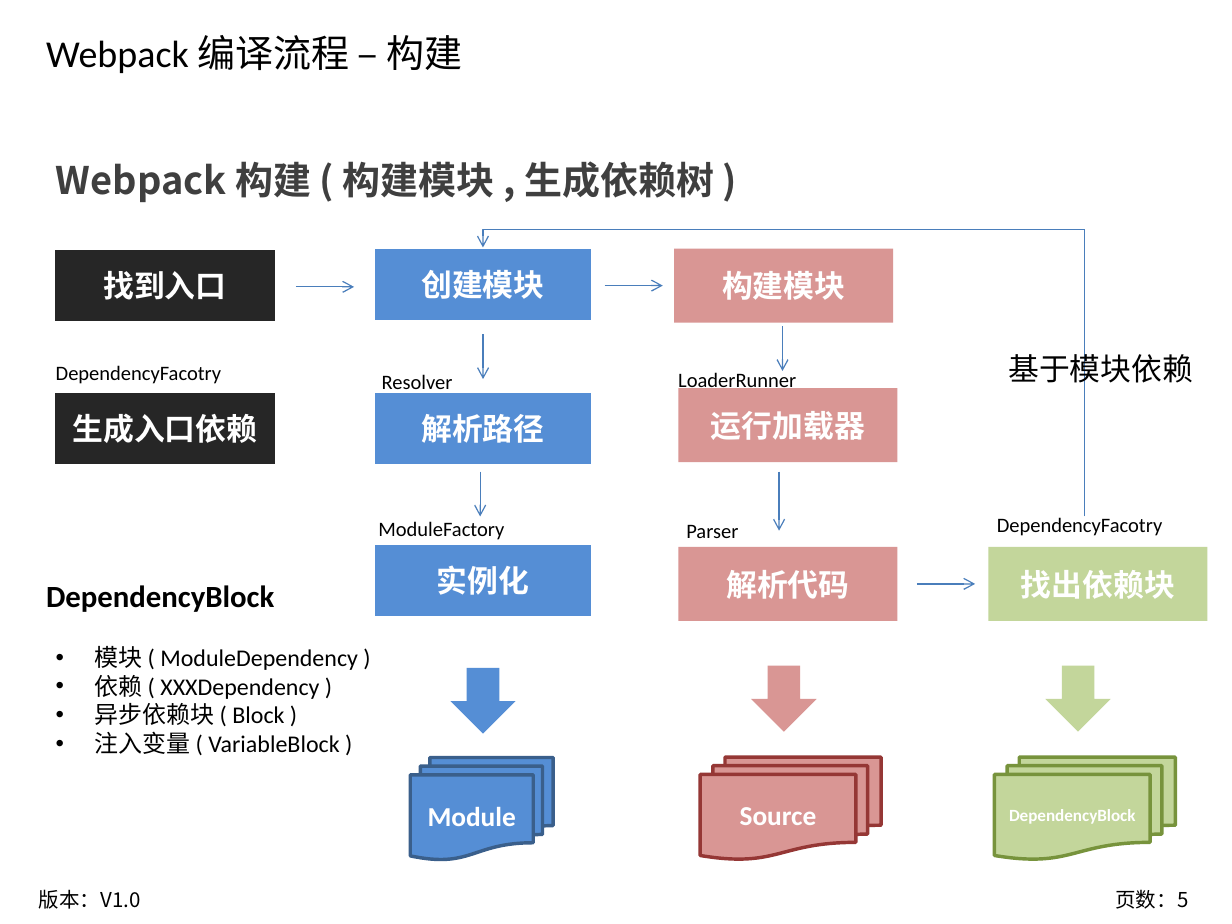
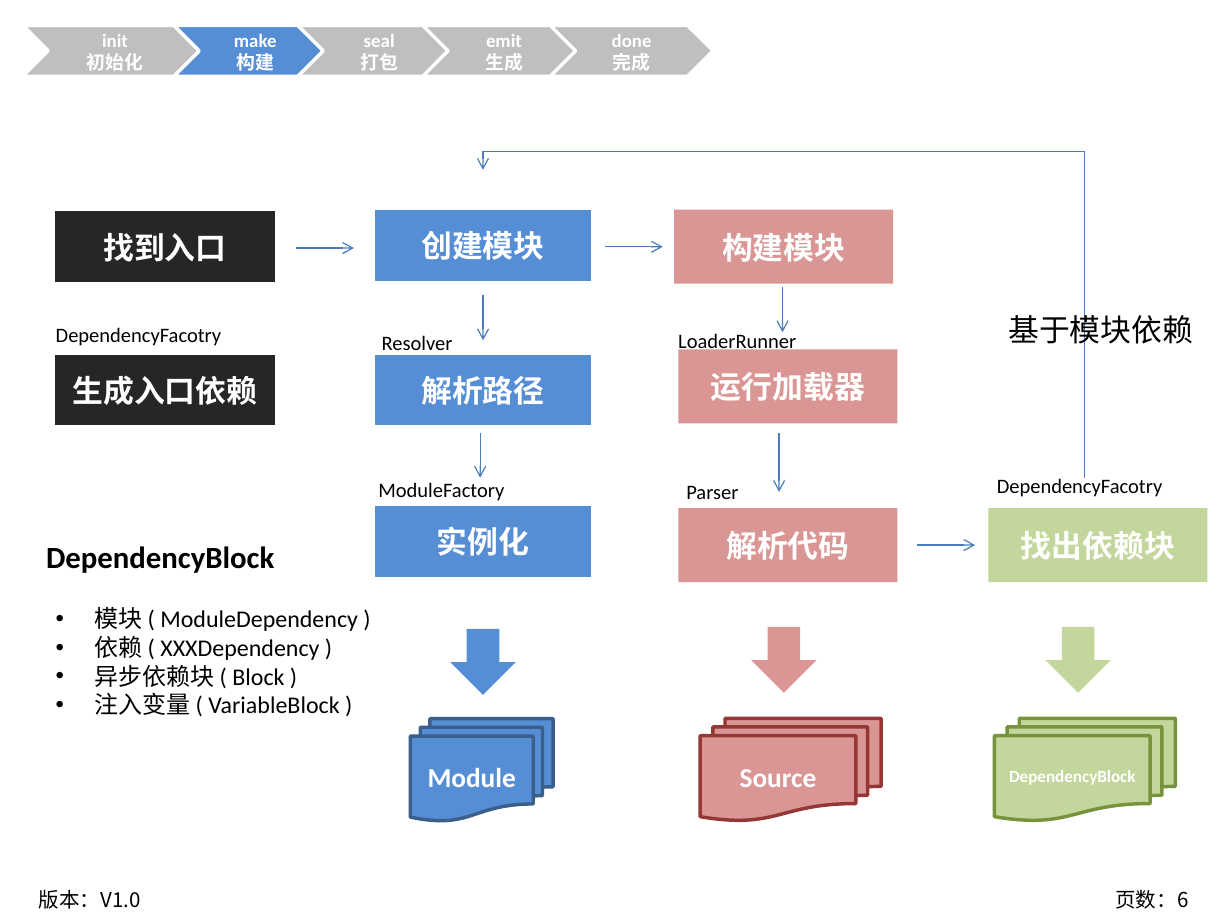
Before and after one commit to tyosssss/learning-webpack, a slide deck: slide 6 of doc/2.Webpack 编译流程概述.pptx (slide 5 before the commit). Drawn at 1232x924 pixels with LibreOffice and Linux fonts; fonts in the diff are those of the drawing; background and template pictures are left out. Boxes give left, top, right and bottom in pixels: in the first picture for what was removed or moved away, otherwise in the second. Text is boxed around its words. In the diff, an @@ line names an element or a change of style, - is before the commit and + after.

```diff
--- a/doc/2.Webpack 编译流程概述.pptx
+++ b/doc/2.Webpack 编译流程概述.pptx
@@ group added at (22,26,713,76): 5 chevrons @@
+init
+初始化
+make
+构建
+seal
+打包
+emit
+生成
+done
+完成
@@ text removed at (46,35,463,73) @@
-Webpack 编译流程 – 构建
@@ text removed at (56,161,714,202) @@
-Webpack 构建 ( 构建模块 , 生成依赖树 )
@@ elbow arrow moved from (1085, 229) - (483, 248) to (1085, 152) - (483, 170) @@
@@ line moved from (1085, 516) - (1085, 229) to (1085, 478) - (1085, 152) @@
@@ 9 rectangles, 9 texts, 7 arrows, 3 flow chart multidocuments, 3 down arrows: place and size @@
-9 rectangles, 9 texts, 7 arrows, 3 flow chart multidocuments, 3 down arrows at (46,248,1207,860)
+9 rectangles, 9 texts, 7 arrows, 3 flow chart multidocuments, 3 down arrows at (46,208,1207,821)
@@ page number at (1115,889,1188,909): text changed @@
-页数：5
+页数：6
```
Also in this commit, not shown: 9 other slides changed, 1 slide added, 1 other file.
